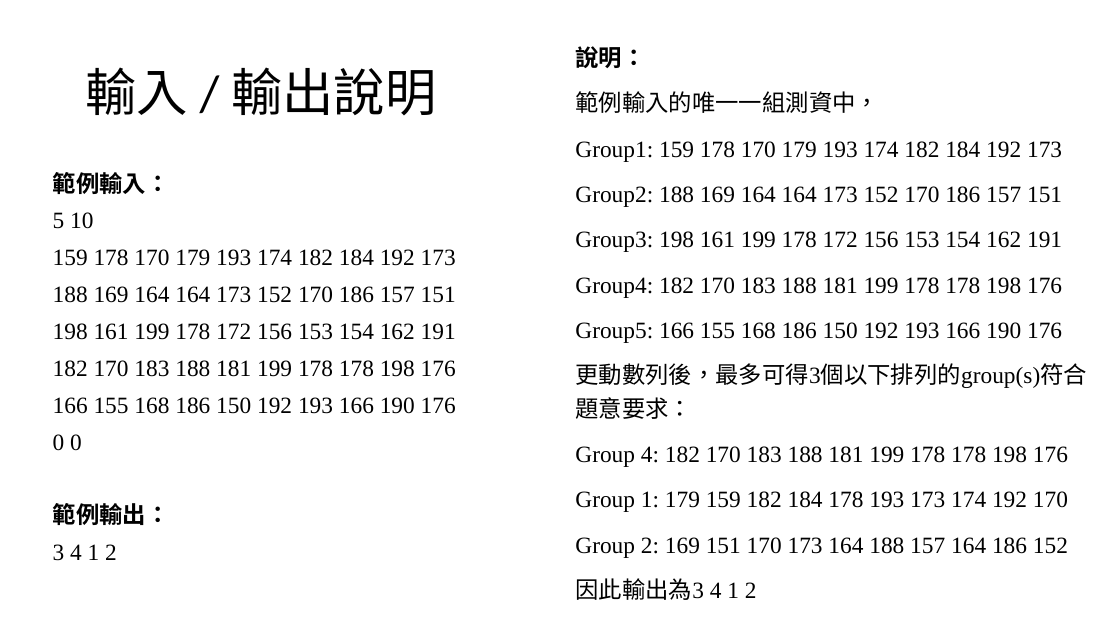
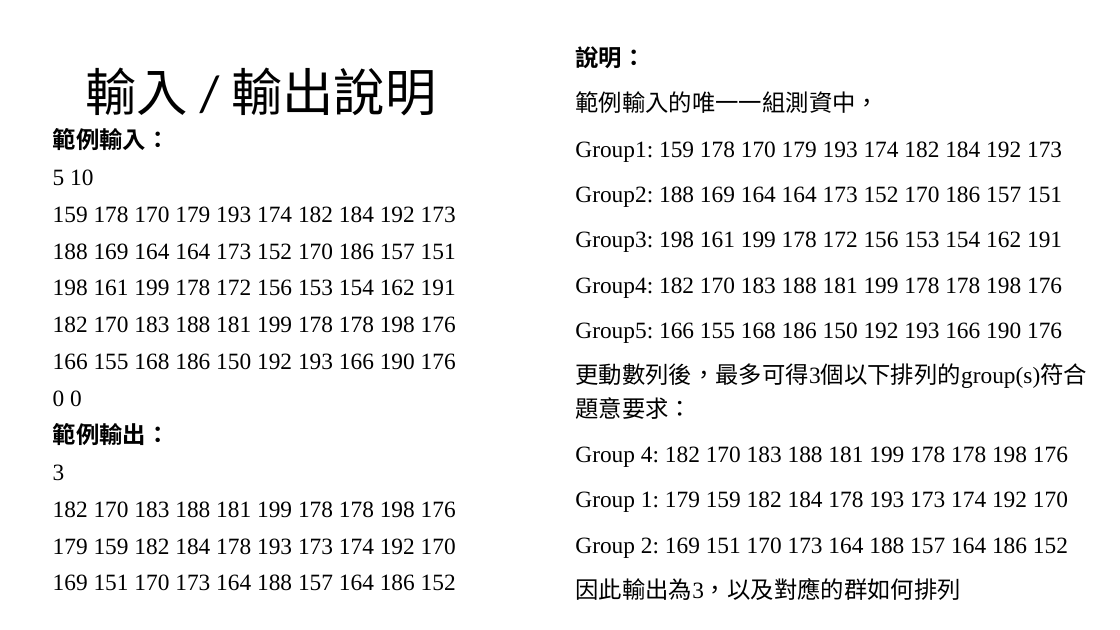
Before and after one commit to louisfghbvc/GenericProgrammingSTL, a slide deck: slide 4 of HW4 應用程式設計/說明.pptx. Drawn at 1120x630 pixels with LibreOffice and Linux fonts; fonts in the diff are those of the drawing. Boxes give left, top, right and bottom in pixels: in the first picture for what was removed or moved away, otherwise in the second. Text is boxed around its words. In the diff, an @@ line names an element or a change of style, - is before the commit and + after.

Commit message:
更新作業四輸出

```diff
--- a/HW4 應用程式設計/說明.pptx
+++ b/HW4 應用程式設計/說明.pptx
@@ text "範例輸入：": place and size @@
-text "範例輸入：" at bbox=[53, 172, 456, 561]
+text "範例輸入：" at bbox=[53, 128, 456, 591]
@@ text at bbox=[53, 464, 456, 591]: text changed @@
-3 4 1 2
+3
+182 170 183 188 181 199 178 178 198 176
+179 159 182 184 178 193 173 174 192 170
+169 151 170 173 164 188 157 164 186 152
@@ text at bbox=[575, 578, 961, 600]: text changed @@
-因此輸出為3 4 1 2
+因此輸出為3，以及對應的群如何排列
```
Also in this commit, not shown: 2 other slides changed, 7 other files.
